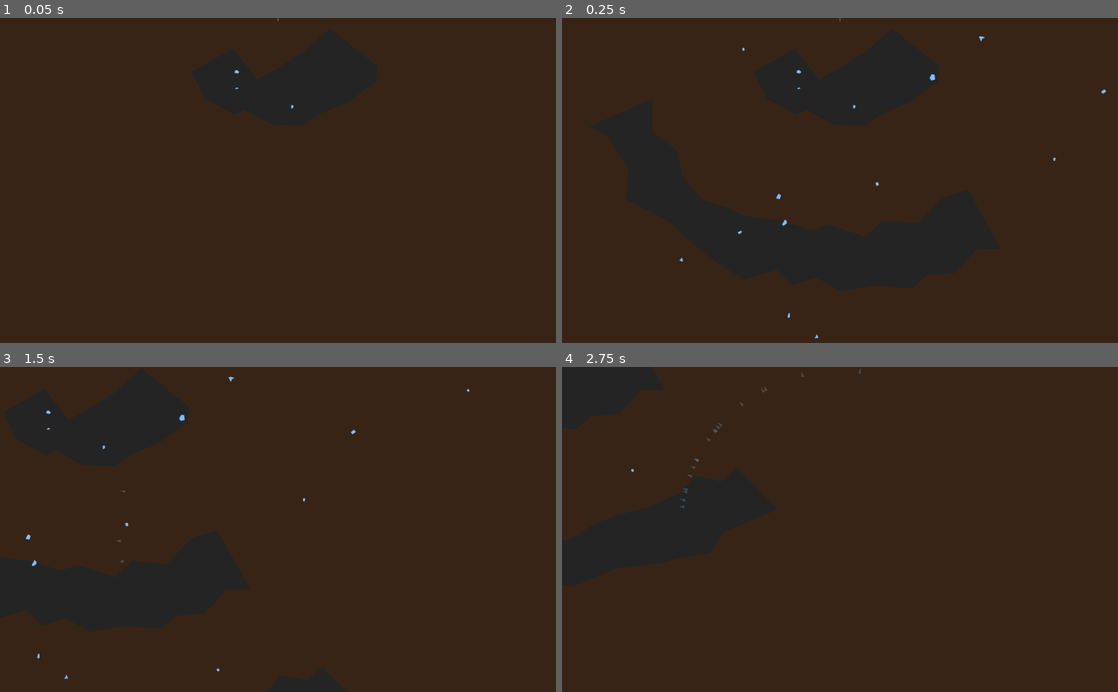
Above: before the commit, frames 1-4 (two rows, left to right).
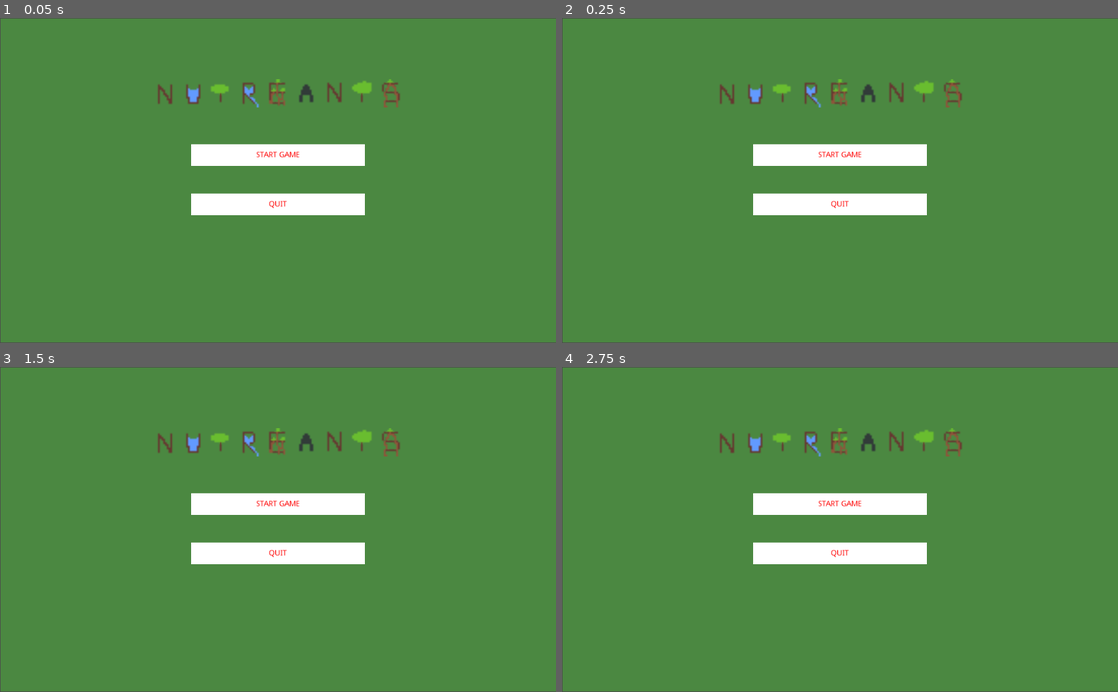
Above: after the commit, the same moments.

Repository: Cube-Number-Zero/Nutreants_attempt2
Game: Godot game, scene res://MainMenu.tscn
Same seed, same stepped clock (60 frames per second), same inputs: the game is played once before the commit and once after it. Before the commit the project starts from res://World.tscn.
Inputs (mouse positions are in pixels of both pictures, inside the frame that each line leads up to):
- Up to frame 1 (0.05 s): no input
- Up to frame 2 (0.25 s): no input
- Up to frame 3 (1.5 s): move the mouse to (400, 513) at 0.52 s; hold Right (ui_right) 0.53-1.28 s; click (400, 513) at 0.67 s; move the mouse to (166, 545) at 1.27 s; hold Down (ui_down) from 1.28 s (still down); click (166, 545) at 1.42 s
- Up to frame 4 (2.75 s): move the mouse to (895, 458) at 2.02 s; release Down (ui_down) at 2.03 s; hold Right (ui_right) from 2.03 s (still down); click (895, 458) at 2.17 s

The runs differ from the first frame. In frame 1, 100% of the frame differs, in the area x 0-100%, y 0-100%; in frame 2, 100%; in frame 3, 100%; in frame 4, 100%.

Commit message:
Main Menu 'finished'

Diff:
--- a/MainMenu.tscn
+++ b/MainMenu.tscn
@@ -1,6 +1,7 @@
-[gd_scene load_steps=2 format=2]
+[gd_scene load_steps=3 format=2]
 
 [ext_resource path="res://StartScreen.gd" type="Script" id=1]
+[ext_resource path="res://Assets/nutreants.png" type="Texture" id=2]
 
 [node name="StartScreen" type="Node2D"]
 script = ExtResource( 1 )
@@ -12,39 +13,40 @@
 margin_top = 1.0
 margin_right = 1027.0
 margin_bottom = 599.0
-color = Color( 0, 0, 0, 1 )
+color = Color( 0.298039, 0.537255, 0.258824, 1 )
 
 [node name="NewGame" type="ColorRect" parent="."]
-margin_left = 405.0
-margin_top = 267.0
-margin_right = 705.0
-margin_bottom = 307.0
+margin_left = 352.0
+margin_top = 233.0
+margin_right = 672.0
+margin_bottom = 273.0
 
 [node name="Label" type="Label" parent="NewGame"]
-margin_left = 112.0
-margin_top = 12.0
-margin_right = 208.0
-margin_bottom = 26.0
+margin_right = 320.0
+margin_bottom = 40.0
 custom_colors/font_color = Color( 1, 0, 0, 1 )
-custom_colors/font_outline_modulate = Color( 1, 1, 1, 1 )
 text = "start game"
 align = 1
 valign = 1
+uppercase = true
 
-[node name="quit" type="ColorRect" parent="."]
-margin_left = 399.0
-margin_top = 379.0
-margin_right = 736.0
-margin_bottom = 419.0
-rect_pivot_offset = Vector2( 237, 38 )
+[node name="Nutreants" type="Sprite" parent="."]
+position = Vector2( 512, 139 )
+scale = Vector2( 3.25, 3.25 )
+texture = ExtResource( 2 )
 
-[node name="Label" type="Label" parent="quit"]
-margin_left = 112.0
-margin_top = 12.0
-margin_right = 208.0
-margin_bottom = 26.0
+[node name="NewGame2" type="ColorRect" parent="."]
+margin_left = 352.0
+margin_top = 324.0
+margin_right = 672.0
+margin_bottom = 364.0
+
+[node name="Label" type="Label" parent="NewGame2"]
+margin_right = 320.0
+margin_bottom = 40.0
 custom_colors/font_color = Color( 1, 0, 0, 1 )
 custom_colors/font_outline_modulate = Color( 1, 1, 1, 1 )
 text = "quit"
 align = 1
 valign = 1
+uppercase = true
--- a/StartScreen.gd
+++ b/StartScreen.gd
@@ -14,4 +14,10 @@
 
 # Called every frame. 'delta' is the elapsed time since the previous frame.
 func _process(delta):
-	pass
+	var mouse_position = get_viewport().get_mouse_position()
+	if mouse_position.x >= $NewGame.rect_position.x and mouse_position.x <= $NewGame.rect_position.x + 320:
+		if mouse_position.y >= $NewGame.rect_position.y and mouse_position.y <= $NewGame.rect_position.x + 160:
+			get_tree().change_scene("World.tscn")
+	if mouse_position.x >= $NewGame2.rect_position.x and mouse_position.x <= $NewGame2.rect_position.x + 320:
+		if mouse_position.y >= $NewGame2.rect_position.y and mouse_position.y <= $NewGame2.rect_position.x + 160:
+			get_tree().quit()
--- a/UItestinground.tscn
+++ /dev/null
@@ -1,35 +0,0 @@
-[gd_scene load_steps=6 format=2]
-
-[ext_resource path="res://tree_root_node.tscn" type="PackedScene" id=1]
-[ext_resource path="res://roots_drawing.gd" type="Script" id=2]
-[ext_resource path="res://Resource_patch.tscn" type="PackedScene" id=3]
-[ext_resource path="res://resouce_patches.gd" type="Script" id=4]
-[ext_resource path="res://ui_resource_amount.gd" type="Script" id=5]
-
-[node name="Menu" type="Node2D"]
-
-[node name="roots" type="Node2D" parent="."]
-position = Vector2( 517, 15 )
-z_index = 1
-script = ExtResource( 2 )
-
-[node name="tree_root_node" parent="roots" instance=ExtResource( 1 )]
-position = Vector2( -1, 19 )
-
-[node name="resouce_patches" type="Node2D" parent="."]
-position = Vector2( 511, 321 )
-script = ExtResource( 4 )
-
-[node name="resource_patch" parent="resouce_patches" instance=ExtResource( 3 )]
-position = Vector2( -54, 397 )
-
-[node name="Resource Amount" type="ProgressBar" parent="."]
-margin_left = 682.0
-margin_top = 7.0
-margin_right = 1012.0
-margin_bottom = 21.0
-max_value = 200.0
-step = 1.0
-allow_greater = true
-percent_visible = false
-script = ExtResource( 5 )
--- a/project.godot
+++ b/project.godot
@@ -11,7 +11,7 @@
 [application]
 
 config/name="Nutreants"
-run/main_scene="res://World.tscn"
+run/main_scene="res://MainMenu.tscn"
 
 [autoload]
 
Binary file added: Assets/nutreants.png
Not shown, added: Assets/nutreants.png.import
